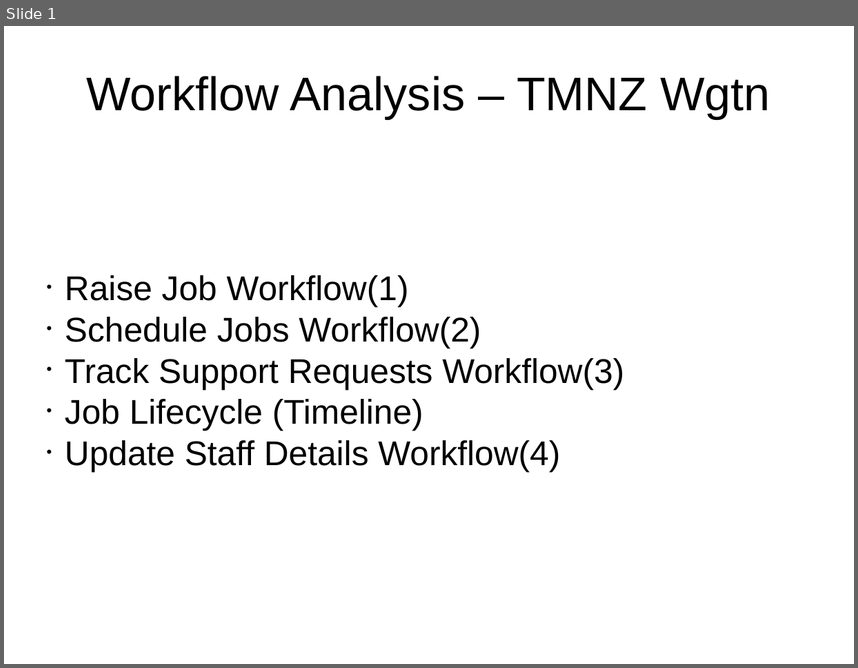
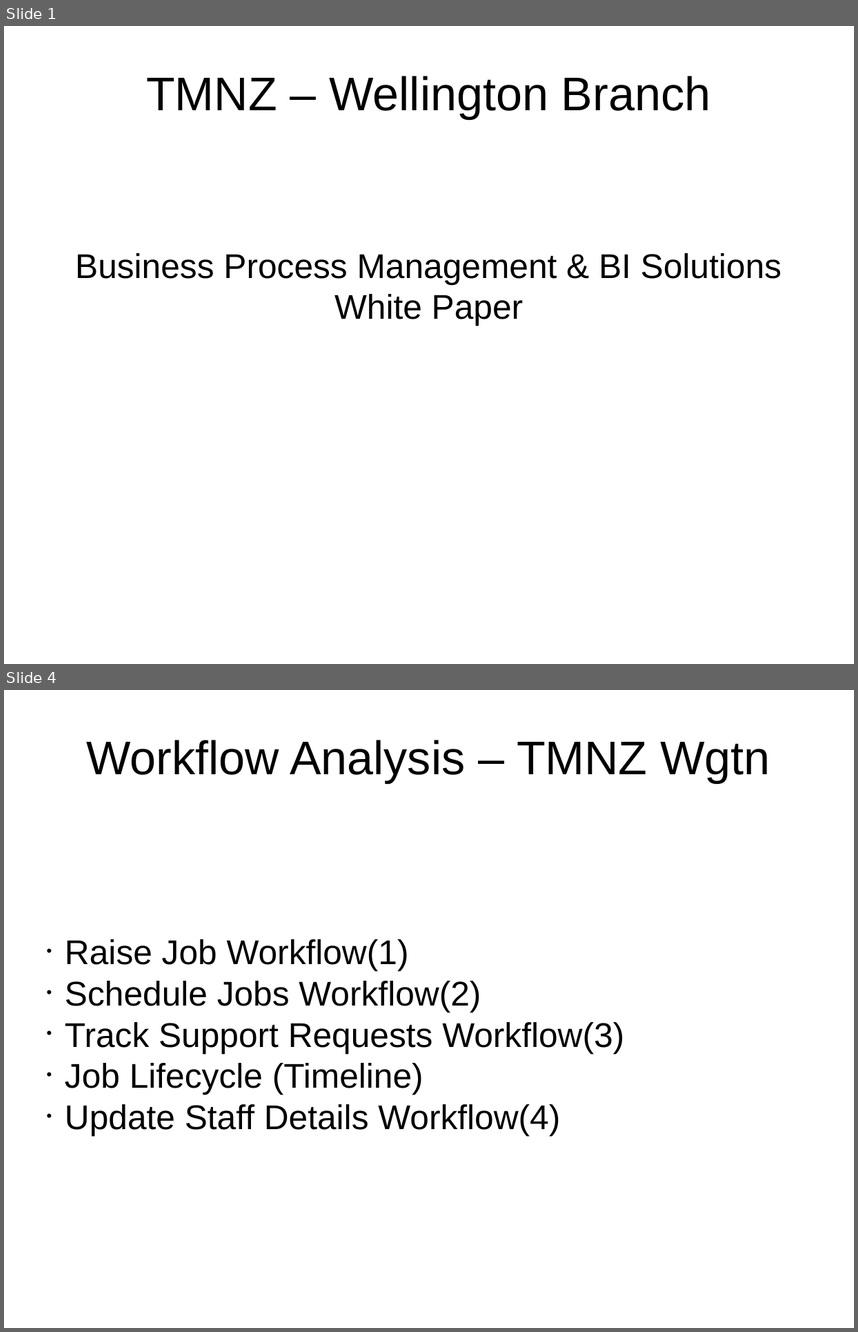
Before and after one commit to monkeysh1ne/TMNZ_Stuff, a slide deck: Workflows BP Models.odp. Shown one above the other, each under a label of ours: slide 1 before the commit, slides 1 and 4 after it; the slides between them are not shown. The pictures are 858x668 and 858x1332 pixels, drawn with LibreOffice and Linux fonts; fonts in the diff are those of the drawing. Boxes give left, top, right and bottom in pixels: in the first picture for what was removed or moved away, otherwise in the second. Text is boxed around its words. In the diff, an @@ line names an element or a change of style, - is before the commit and + after.

Commit message:
Added 'ROI, Title Page, TOC & Introduction' in 'Workflows BP Models' presentation.

```diff
--- a/Workflows BP Models.odp
+++ b/Workflows BP Models.odp
@@ slide 1 added at (x1=4, y1=26, x2=854, y2=664), background #FFFFFF @@
@@ title added at (x1=146, y1=76, x2=711, y2=118), 44 pt, text #000000 @@
+TMNZ – Wellington Branch
@@ subtitle added at (x1=75, y1=253, x2=782, y2=325), 32 pt, text #000000 @@
+Business Process Management & BI Solutions White Paper
@@ what was slide 1 is now slide 4 @@
```
Also in this commit, not shown: 2 slides changed, 8 other slides added, 1 other file.
